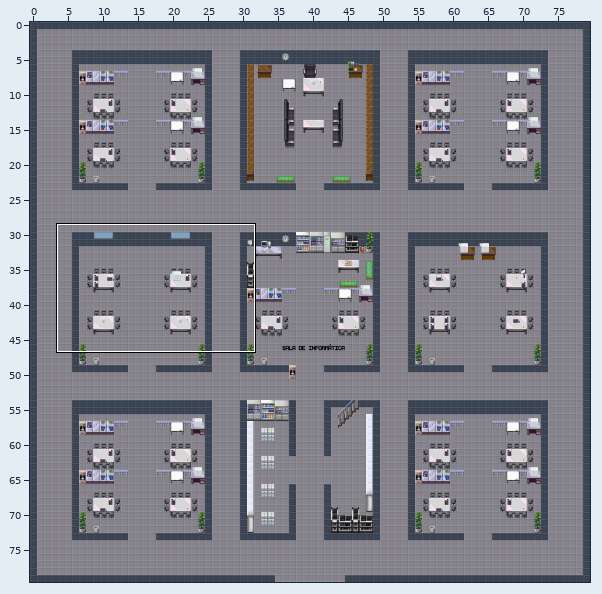
Level history. Tiled map: files/tileset/room.tmx. The first picture is a wide view before the edit; the outline marks the close-up.
Close-up. First the earlier version:
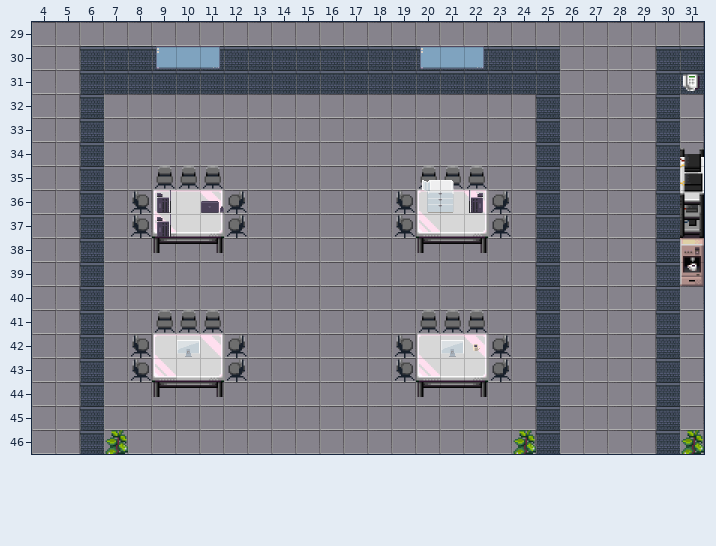
Cells are 32x32 px. Shown: x 4..31, y 29..46. The commit also changed other parts of the map, which this record leaves out.
The result:
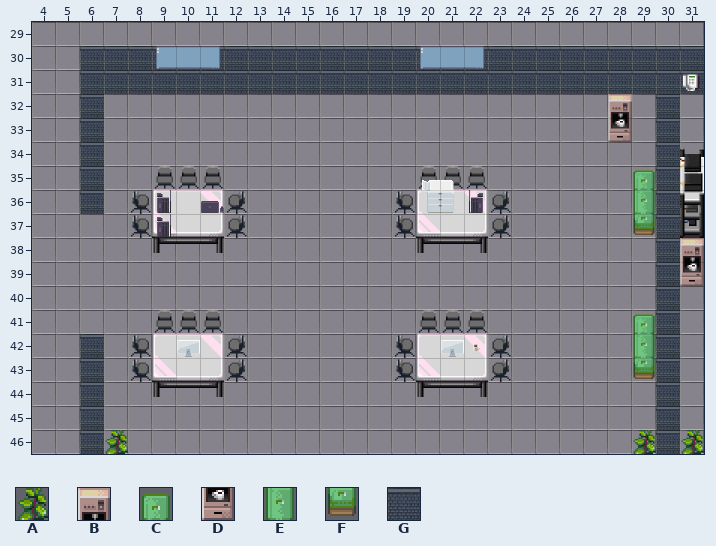
Key: from "tileset": A 1387, B 1629, C 1630, D 1749, E 1750, F 1870, G 6501.
_ is an empty cell.
Tiles replaced or removed in this view: A, G.
From old to new:
Changed rows in their new state; . is an unchanged cell.
Layer "Colisao":
first column x 6:
30 ....................GGGG
31 ....................GGGG
32 ..................._....
33 ..................._..D.
34 ..................._....
35 ..................._...C
36 ..................._...E
37 _.................._...F
38 _.................._....
39 _.................._....
40 _.................._....
41 _.................._...C
42 ..................._...E
43 ..................._...F
44 ..................._....
45 ..................._....
46 ..................._....
Layer "Topo":
first column x 28:
32 B
first column x 24:
46 _....A
Where, in picture pixels (left, top, right, bottom), the same in both close-ups:
changed: (513, 46, 656, 454)
removed: (80, 214, 104, 334)
